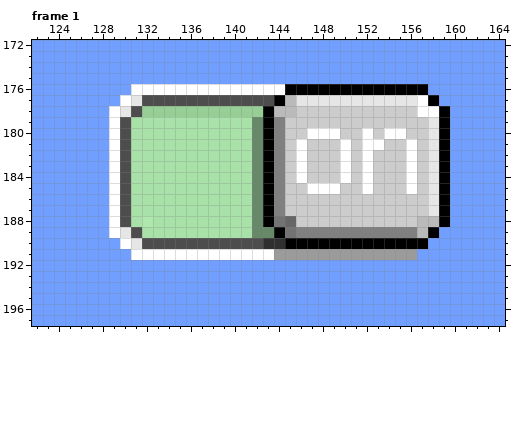
A pixel-art file gets an edit: aseprite/test.aseprite. Above: the version before the commit.
256x256 pixels, 2 frames. Colours within 5 levels of each other are drawn and written as one. Shown: frame 1: x 122..164, y 172..197. The commit also changed other frames or places, which this record leaves out.
And afterwards:
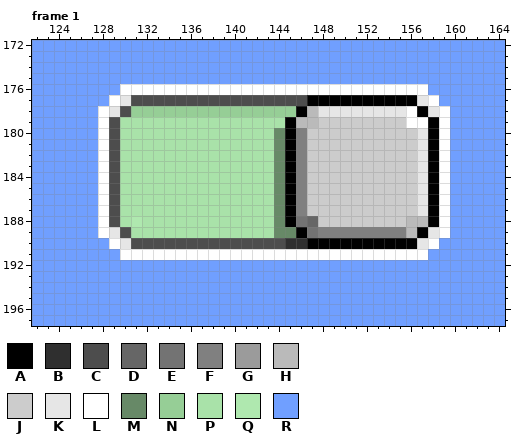
Palette (. is transparent): A #000000  B #2f2f2f  C #4d4d4d  D #666666  E #737373  F #808080  G #9b9b9b  H #bababa  J #cccccc  K #e6e6e6  L #ffffff  M #678967  N #96ce96  P #a9e2a9  Q #afe8af  R #709fff
Difference:
layer "switch/text" now hidden
--- frame 1
@@ x 122..164 @@
 175 RRRRRRRRRRRRRRRRRRRRRRRRRRRRRRRRRRRRRRRRRRR
-176 RRRRRRRRRLLLLLLLLLLLLLLAAAAAAAAAAAAARRRRRRR
-177 RRRRRRRRLKCCCCCCCCCCCCAHKKKKKKKKKKKLARRRRRR
-178 RRRRRRRLKCNNNNNNNNNNNAHHJJJJJJJJJJJLLARRRRR
-179 RRRRRRRLCPPPPPPPPPPPMAFJJJJJJJJJJJJJKARRRRR
-180 RRRRRRRLCPPPPPPPPPPPMAFJJLLLJJLJLLJJKARRRRR
-181 RRRRRRRLCPPPPPPPPPPPMAFJLJJJLJLLJJLJKARRRRR
-182 RRRRRRRLCPPPPPPPPPPPMAFJLJJJLJLJJJLJKARRRRR
-183 RRRRRRRLCPPPPPPPPPPPMAFJLJJJLJLJJJLJKARRRRR
-184 RRRRRRRLCPPPPPPPPPPPMAFJLJJJLJLJJJLJKARRRRR
-185 RRRRRRRLCPPPPPPPPPPPMAFJJLLLJJLJJJLJKARRRRR
-186 RRRRRRRLCPPPPPPPPPPPMAFJJJJJJJJJJJJJKARRRRR
-187 RRRRRRRLCPPPPPPPPPPPMAFJJJJJJJJJJJJJKARRRRR
-188 RRRRRRRLCPQPPPPPPPPPMAEDJJJJJJJJJJJHHARRRRR
-189 RRRRRRRLKCPPPPPPPPPPMMAEFFFFFFFFFFFHARRRRRR
-190 RRRRRRRRLKCCCCCCCCCCCBBAAAAAAAAAAAAARRRRRRR
-191 RRRRRRRRRLLLLLLLLLLLLLGGGGGGGGGGGGGRRRRRRRR
+176 RRRRRRRRLLLLLLLLLLLLLLLLLLLLLLLLLLLLRRRRRRR
+177 RRRRRRRLKCCCCCCCCCCCCCCCCAAAAAAAAAAKLRRRRRR
+178 RRRRRRLKCNNNNNNNNNNNNNNNAHKKKKKKKKLAKLRRRRR
+179 RRRRRRLCPPPPPPPPPPPPPPPAHHJJJJJJJJLLALRRRRR
+180 RRRRRRLCPPPPPPPPPPPPPPMAFJJJJJJJJJJKALRRRRR
+181 RRRRRRLCPPPPPPPPPPPPPPMAFJJJJJJJJJJKALRRRRR
+182 RRRRRRLCPPPPPPPPPPPPPPMAFJJJJJJJJJJKALRRRRR
+183 RRRRRRLCPPPPPPPPPPPPPPMAFJJJJJJJJJJKALRRRRR
+184 RRRRRRLCPPPPPPPPPPPPPPMAFJJJJJJJJJJKALRRRRR
+185 RRRRRRLCPPPPPPPPPPPPPPMAFJJJJJJJJJJKALRRRRR
+186 RRRRRRLCPPPPPPPPPPPPPPMAFJJJJJJJJJJKALRRRRR
+187 RRRRRRLCPPPPPPPPPPPPPPMAFJJJJJJJJJJKALRRRRR
+188 RRRRRRLCPQPPPPPPPPPPPPMAEDJJJJJJJJHHALRRRRR
+189 RRRRRRLKCPPPPPPPPPPPPPMMAEFFFFFFFFHAKLRRRRR
+190 RRRRRRRLKCCCCCCCCCCCCCCBBAAAAAAAAAAKLRRRRRR
+191 RRRRRRRRLLLLLLLLLLLLLLLLLLLLLLLLLLLLRRRRRRR
 192 RRRRRRRRRRRRRRRRRRRRRRRRRRRRRRRRRRRRRRRRRRR
Where, in picture pixels (left, top, right, bottom), the same in both pictures:
changed: (98, 84, 153, 260)
changed: (252, 84, 450, 260)
